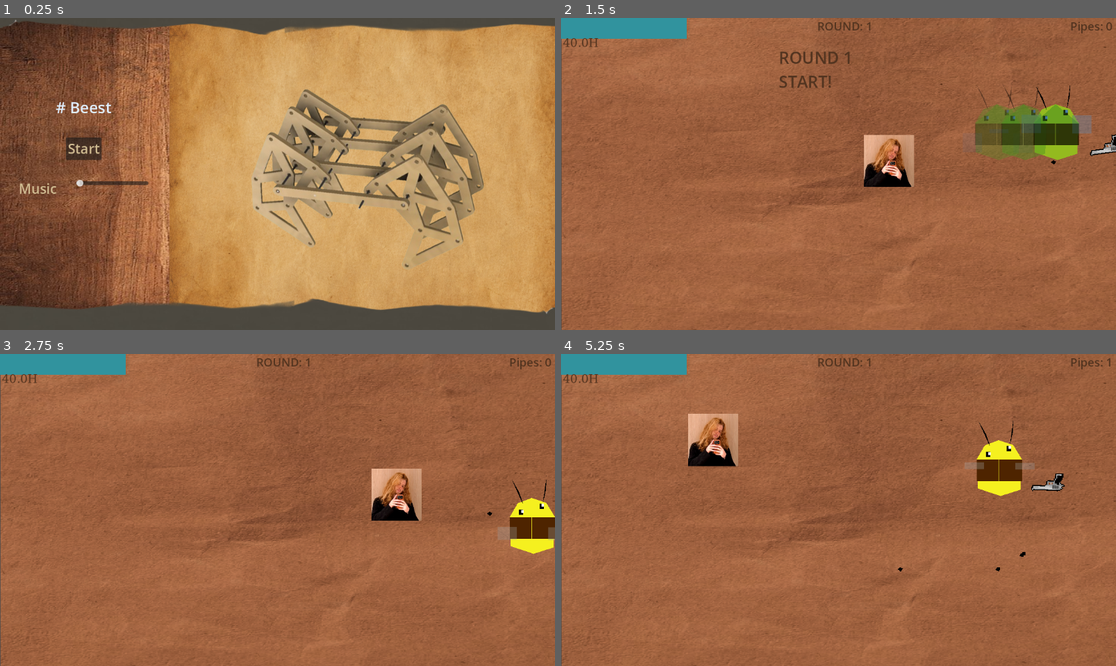
Above: before the commit, frames 1-4 (two rows, left to right).
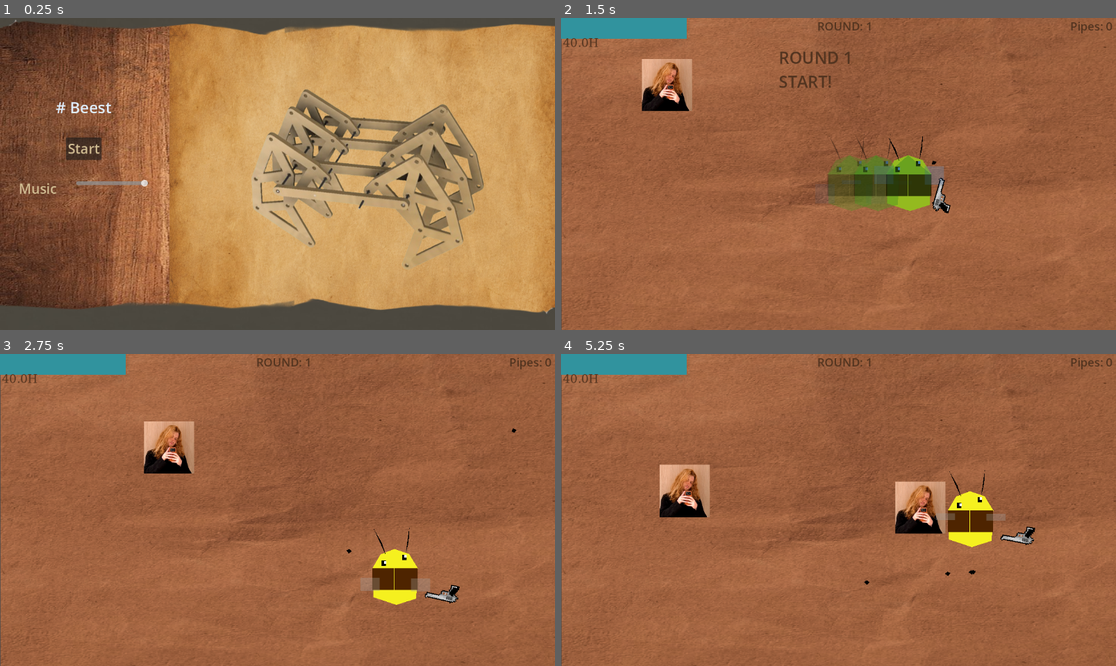
Above: after the commit, the same moments.

Repository: omarwaelppmm-a11y/real-dot
Game: Godot game, scene res://main_menu.tscn
Same seed, same stepped clock (60 frames per second), same inputs: the game is played once before the commit and once after it.
Inputs (mouse positions are in pixels of both pictures, inside the frame that each line leads up to):
- Up to frame 1 (0.25 s): no input
- Up to frame 2 (1.5 s): click "Start" at 0.5 s; tap Enter at 1.25 s; move the mouse to (960, 158) at 1.27 s; hold Right (ui_right) from 1.28 s (still down); tap Shift (dash) at 1.35 s; click (960, 158) at 1.42 s
- Up to frame 3 (2.75 s): tap Tab (toggle_shop) at 1.52, 1.82, 2.27, 2.57 s; move the mouse to (166, 525) at 2.02 s; release Right (ui_right) at 2.03 s; hold Down (ui_down) from 2.03 s (still down); click (166, 525) at 2.1 s
- Up to frame 4 (5.25 s): move the mouse to (894, 441) at 2.77 s; release Down (ui_down) at 2.78 s; hold Right (ui_right) 2.78-3.53 s; tap Alt at 2.85, 5.1 s; move the mouse to (810, 572) at 3.52 s; hold Up (ui_up) 3.53-4.28 s; tap Shift (dash) at 3.6 s; click (810, 572) at 3.67 s; tap Tab (toggle_shop) at 3.77, 4.07, 4.52, 4.82 s; move the mouse to (1005, 556) at 4.27 s; press the mouse at (1005, 556) at 4.28 s; hold Left (ui_left) from 4.28 s (still down); move the mouse to (672, 463) at 5.02 s; release the mouse at (672, 463) at 5.03 s

The runs differ from the first frame. In frame 1, 0.2% of the frame differs, in the area x 13-27%, y 51-55%; in frame 2, 8.5%, in the area x 14-100%, y 13-63%; in frame 3, 5.8%; in frame 4, 7.4%.

Commit message:
Pollishing
polishing abit in the game it self, and adding the audio track and the control to increase and decrease.

Diff:
--- /dev/null
+++ b/AudioManager.gd
@@ -0,0 +1,17 @@
+extends Node
+
+var audio_player: AudioStreamPlayer
+
+func _ready() -> void:
+	audio_player = AudioStreamPlayer.new()
+	add_child(audio_player)
+
+	audio_player.stream = load("res://Assets/🎮 Royalty Free Chiptune 8 Bit Music (For Videos) - _Sunset Bridge_ by Purely Grey 🇷🇺.mp3")
+	audio_player.bus = "Master"
+	audio_player.process_mode = PROCESS_MODE_ALWAYS
+
+	var file = audio_player.stream as AudioStreamMP3
+	if file:
+		file.loop = true
+
+	audio_player.play()
--- a/laser_projectile.tscn
+++ b/laser_projectile.tscn
@@ -29,7 +29,9 @@
 process_material = SubResource("ParticleProcessMaterial_12w58")
 
 [node name="Line2D" type="Line2D" parent="." unique_id=239861747]
+position = Vector2(4, 1)
 points = PackedVector2Array(0, 0, 228, 0)
 width = 50.0
+default_color = Color(0.49411765, 0.2, 1, 0.15294118)
 begin_cap_mode = 2
 end_cap_mode = 2
--- a/main.tscn
+++ b/main.tscn
@@ -8,6 +8,7 @@
 [ext_resource type="Script" uid="uid://cvd8krreyt2nu" path="res://EnemySpawner.gd" id="5_lquwl"]
 [ext_resource type="Texture2D" uid="uid://oh263bxqcrj6" path="res://Assets/Screenshot 2026-06-15 073419.png" id="6_272bh"]
 [ext_resource type="Texture2D" uid="uid://b8lduqpv4mikg" path="res://Assets/Hack cllub.png" id="7_5vw27"]
+[ext_resource type="Texture2D" uid="uid://bb80k33gsprx" path="res://Assets/STATIS SHOTGUN.png" id="7_kek77"]
 
 [sub_resource type="WorldBoundaryShape2D" id="WorldBoundaryShape2D_0xm2m"]
 normal = Vector2(-0.016126934, 0.99986994)
@@ -104,10 +105,10 @@
 expand_mode = 1
 
 [node name="Enemy" parent="." unique_id=1571408113 instance=ExtResource("1_0xm2m")]
-position = Vector2(487, 345)
+position = Vector2(-1395, -322)
 
 [node name="Player" parent="." unique_id=109719056 groups=["Player"] instance=ExtResource("2_h2yge")]
-position = Vector2(887, 238)
+position = Vector2(581, 344)
 
 [node name="The Ring" type="Node" parent="." unique_id=1760894182]
 
@@ -314,12 +315,14 @@
 [node name="ColorRect" type="TextureRect" parent="CanvasLayer/ShopUI/VBoxContainer/HBoxContainer2/card1/VBoxContainer" unique_id=612566749]
 custom_minimum_size = Vector2(0, 150)
 layout_mode = 2
+texture = ExtResource("7_kek77")
+expand_mode = 1
 
 [node name="BuyFireRate" type="Button" parent="CanvasLayer/ShopUI/VBoxContainer/HBoxContainer2/card1/VBoxContainer" unique_id=394695033]
 layout_mode = 2
 size_flags_vertical = 0
 theme_override_styles/normal = SubResource("StyleBoxFlat_5vw27")
-text = "Fire Rate"
+text = "Statis shotgun"
 
 [node name="card2" type="PanelContainer" parent="CanvasLayer/ShopUI/VBoxContainer/HBoxContainer2" unique_id=1558564028]
 custom_minimum_size = Vector2(200, 0)
--- a/main_menu.gd
+++ b/main_menu.gd
@@ -2,7 +2,6 @@
 
 @onready var master_bus_index = AudioServer.get_bus_index("Master")
 
-# 1. Export variables for the scene path and the UI nodes
 @export_file("*.tscn") var gameplay_scene_path: String = ""
 @export var start_button: Button
 @export var volume_slider: HSlider
@@ -10,14 +9,14 @@
 func _ready() -> void:
 	get_tree().paused = false
 
-	# 2. Safety check: ensure you assigned the nodes in the Inspector
 	if is_instance_valid(start_button):
 		start_button.pressed.connect(_on_start_pressed)
 	else:
 		push_error("MainMenu Error: Start Button is not assigned in the Inspector!")
 
 	if is_instance_valid(volume_slider):
-		volume_slider.value_changed.connect(_on_volume_changed)
+		volume_slider.value_changed.connect(_on_volume_slider_value_changed)
+		volume_slider.value = db_to_linear(AudioServer.get_bus_volume_db(master_bus_index))
 	else:
 		push_error("MainMenu Error: Volume Slider is not assigned in the Inspector!")
 
@@ -28,9 +27,5 @@
 	else:
 		push_error("MainMenu Error: Gameplay scene path is empty or invalid!")
 
-func _on_volume_changed(value: float) -> void:
-	if value <= -39:
-		AudioServer.set_bus_mute(master_bus_index, true)
-	else:
-		AudioServer.set_bus_mute(master_bus_index, false)
-		AudioServer.set_bus_volume_db(master_bus_index, value)
+func _on_volume_slider_value_changed(value: float) -> void:
+	AudioServer.set_bus_volume_db(master_bus_index, linear_to_db(value))
--- a/main_menu.tscn
+++ b/main_menu.tscn
@@ -106,6 +106,10 @@
 [node name="VolumeSlider" type="HSlider" parent="HBoxContainer/LeftMenuArea/AudioContainer" unique_id=821636203]
 custom_minimum_size = Vector2(150, 0)
 layout_mode = 2
+min_value = 0.001
+max_value = 1.0
+step = 0.05
+value = 1.0
 
 [node name="RightAvatarArea" type="CenterContainer" parent="HBoxContainer" unique_id=790777890]
 layout_mode = 2
--- a/project.godot
+++ b/project.godot
@@ -14,6 +14,10 @@
 run/main_scene="uid://4qk4a2akc560"
 config/features=PackedStringArray("4.6", "Forward Plus")
 config/icon="res://icon.svg"
+
+[autoload]
+
+AudioManager="*uid://bhsk6g3oq5bry"
 
 [editor_plugins]
 
--- a/shop_ui.gd
+++ b/shop_ui.gd
@@ -6,8 +6,8 @@
 
 var player: CharacterBody2D = null
 
-var weapon_cost: int = 25
-var damage_cost: int = 5
+var weapon_cost: int = 50
+var damage_cost: int = 50
 var weapon_unlocked: bool = false
 
 func _ready() -> void:
Not shown, added: Assets/🎮 Royalty Free Chiptune 8 Bit Music (For Videos) - _Sunset Bridge_ by Purely Grey 🇷🇺.mp3.import
Not shown, added: AudioManager.gd.uid
Not shown, added: Assets/🎮 Royalty Free Chiptune 8 Bit Music (For Videos) - _Sunset Bridge_ by Purely Grey 🇷🇺.mp3
Not shown, added: Assets/🎮 Royalty Free Chiptune 8 Bit Music (For Videos) - _Sunset Bridge_ by Purely Grey 🇷🇺.mp4
